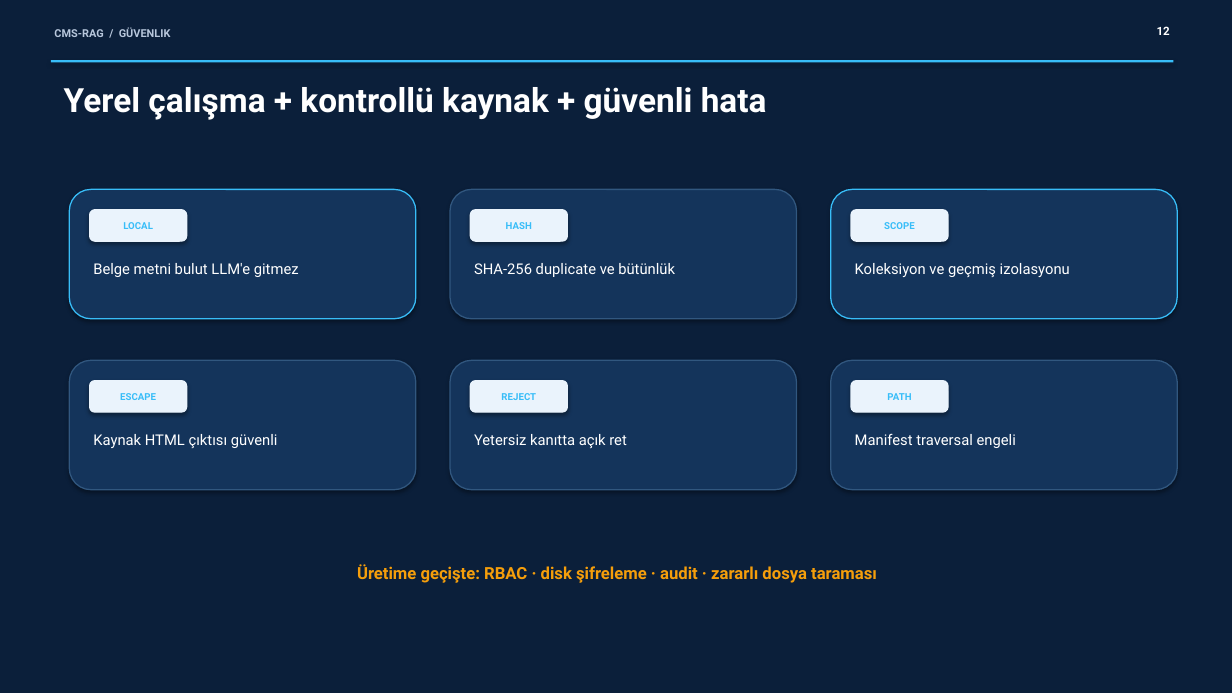
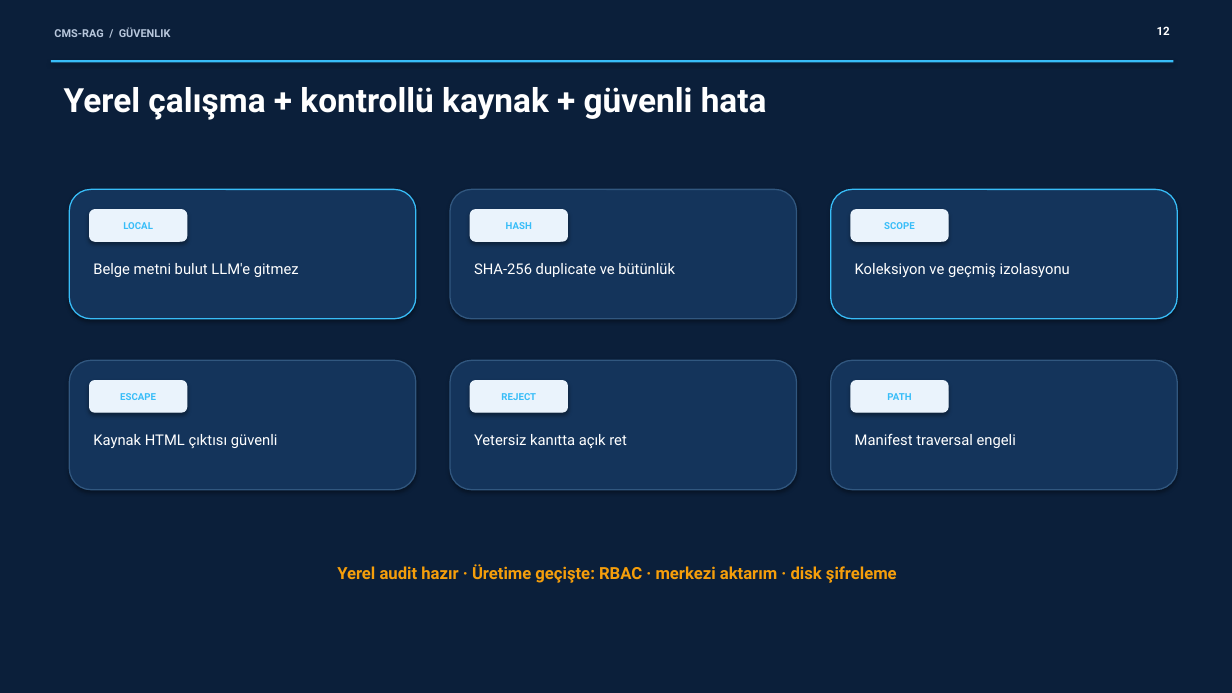
Before and after one commit to AnEngineerEfe/CMS-RAG-Assistant, a slide deck: slide 12 of deliverables/CMS-RAG_Nihai_Proje_Sunumu.pptx. Drawn at 1232x693 pixels with LibreOffice and Linux fonts; fonts in the diff are those of the drawing. Boxes give left, top, right and bottom in pixels: in the first picture for what was removed or moved away, otherwise in the second. Text is boxed around its words. In the diff, an @@ line names an element or a change of style, - is before the commit and + after.

Commit message:
feat: expand evaluation and add privacy-safe audit

```diff
--- a/deliverables/CMS-RAG_Nihai_Proje_Sunumu.pptx
+++ b/deliverables/CMS-RAG_Nihai_Proje_Sunumu.pptx
@@ text at [337,564,897,583]: text changed @@
-Üretime geçişte: RBAC · disk şifreleme · audit · zararlı dosya taraması
+Yerel audit hazır · Üretime geçişte: RBAC · merkezi aktarım · disk şifreleme
```
Also in this commit, not shown: 4 other slides changed, 27 other files.
